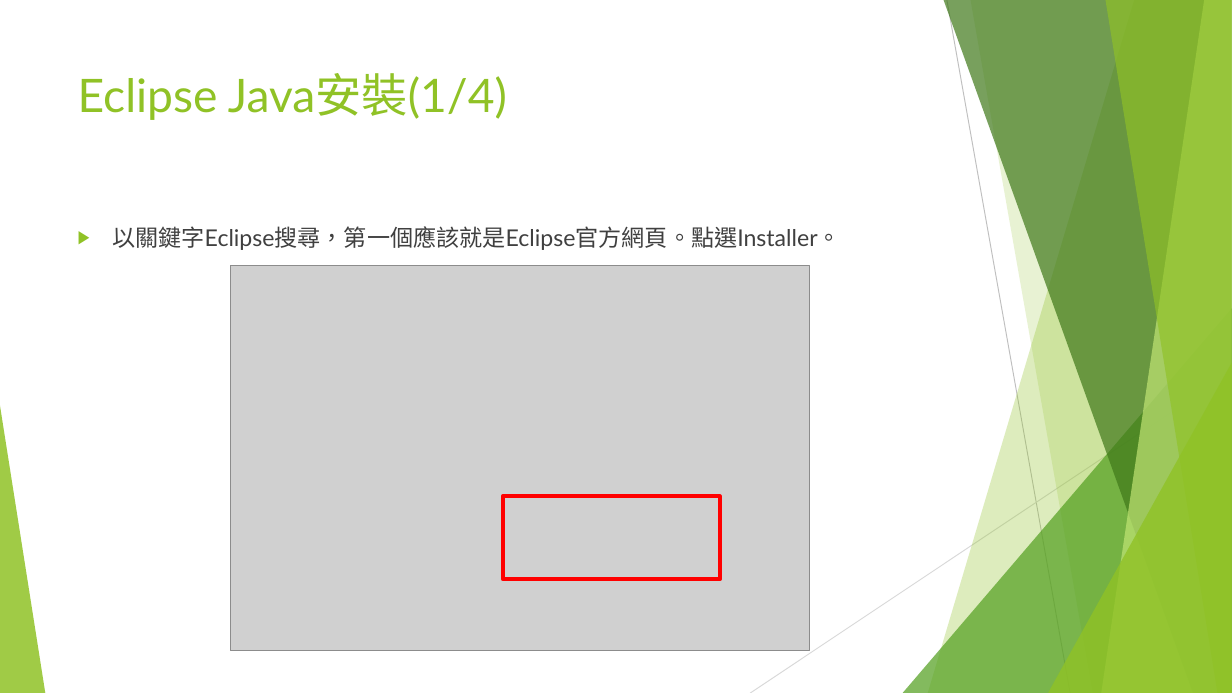
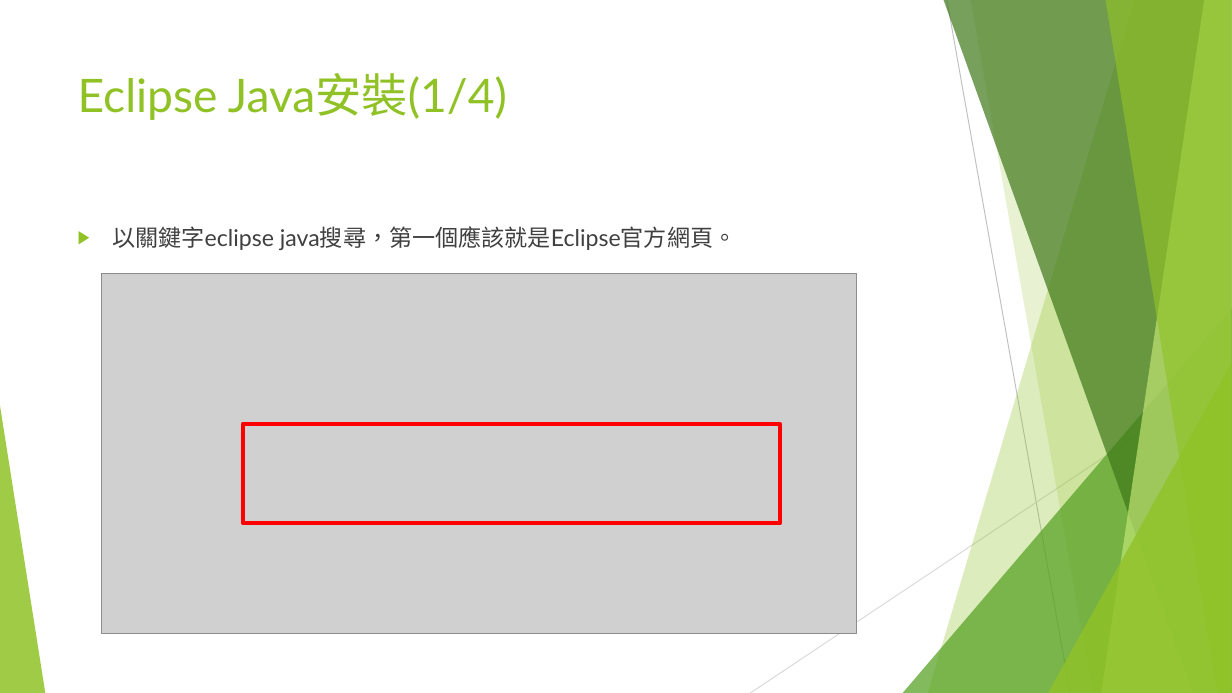
Before and after one commit to liulawsi/My_PPTs, a slide deck: slide 16 of LCC/Java/00b_Java開發環境建置.pptx (slide 19 before the commit). Drawn at 1232x693 pixels with LibreOffice and Linux fonts; fonts in the diff are those of the drawing; grey boxes stand for pictures; background and template pictures are left out. Boxes give left, top, right and bottom in pixels: in the first picture for what was removed or moved away, otherwise in the second. Text is boxed around its words. In the diff, an @@ line names an element or a change of style, - is before the commit and + after.

```diff
--- a/LCC/Java/00b_Java開發環境建置.pptx
+++ b/LCC/Java/00b_Java開發環境建置.pptx
@@ text at (x1=112, y1=226, x2=736, y2=250): text changed @@
-▶ 以關鍵字Eclipse搜尋，第一個應該就是Eclipse官方網頁。點選Installer。
+▶ 以關鍵字eclipse java搜尋，第一個應該就是Eclipse官方網頁。
@@ picture resized from (x1=230, y1=265, x2=810, y2=651) to (x1=102, y1=274, x2=857, y2=634) @@
@@ rectangle resized from (x1=503, y1=496, x2=720, y2=579) to (x1=243, y1=423, x2=780, y2=523) @@
```
Also in this commit, not shown: 3 other slides changed, 3 slides added, 4 slides removed, 1 other file.
